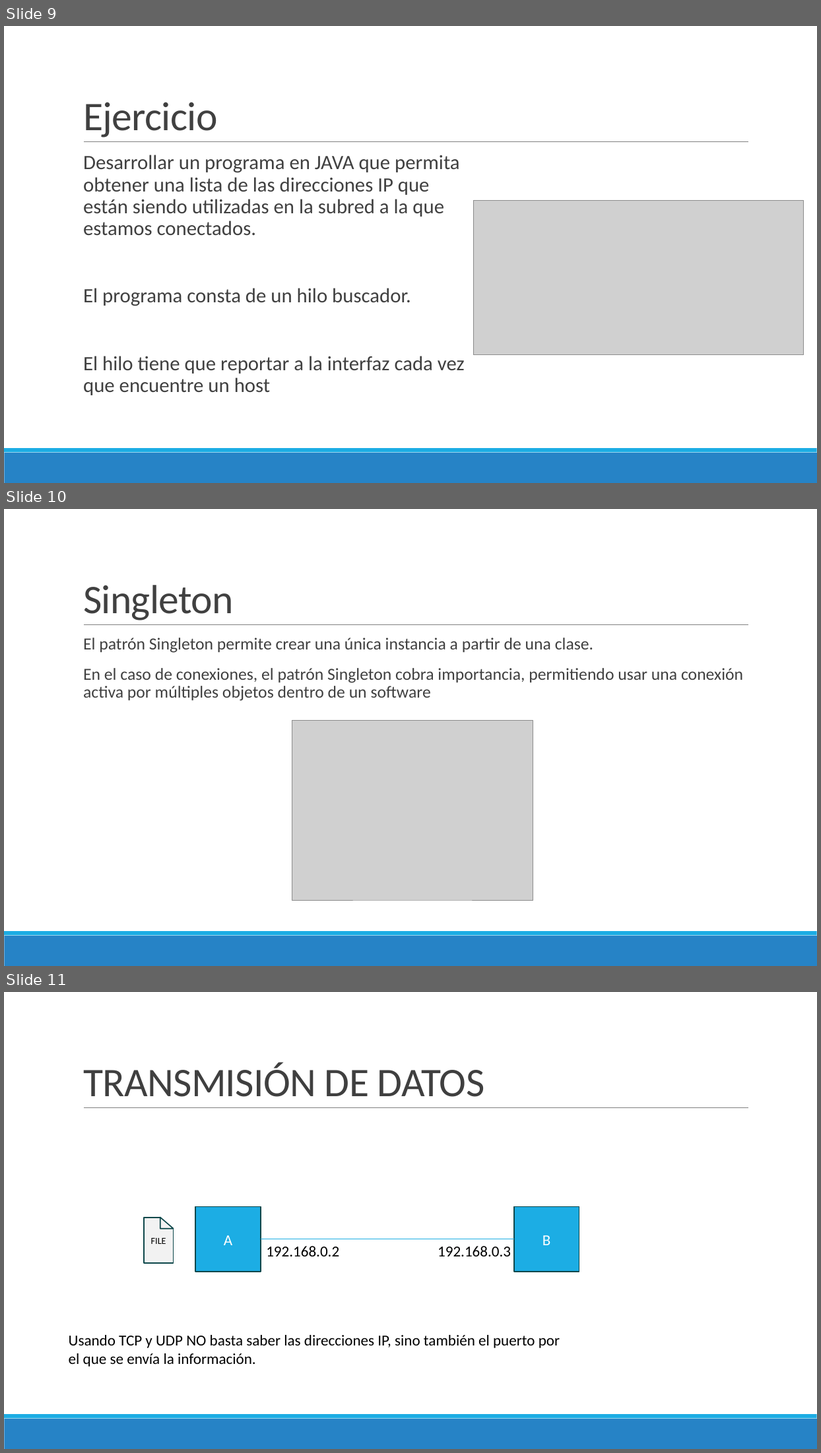
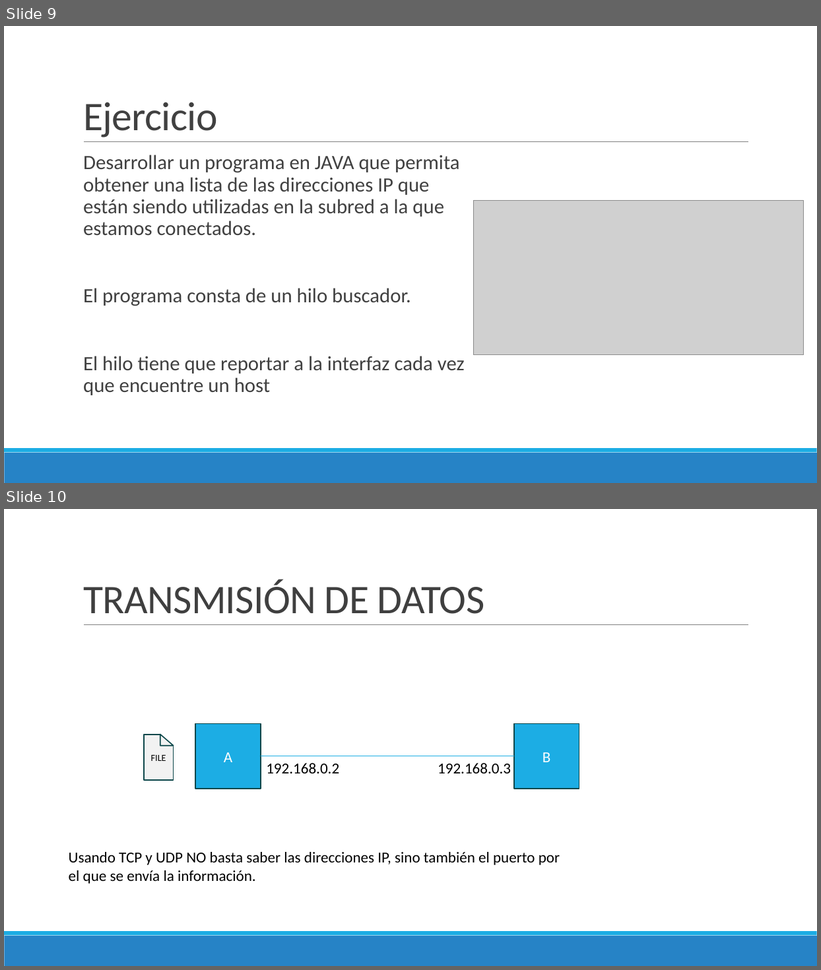
Before and after one commit to Domiciano/ProgramRed192, a slide deck: Clase2/Presentación.pptx. Shown one above the other, each under a label of ours: slides 9, 10 and 11 before the commit, slides 9 and 10 after it. The pictures are 821x1453 and 821x970 pixels, drawn with LibreOffice and Linux fonts; fonts in the diff are those of the drawing; grey boxes stand for pictures. Boxes give left, top, right and bottom in pixels: in the first picture for what was removed or moved away, otherwise in the second. Text is boxed around its words. In the diff, an @@ line names an element or a change of style, - is before the commit and + after.

Commit message:
Semana 2

```diff
--- a/Clase2/Presentación.pptx
+++ b/Clase2/Presentación.pptx
@@ slide 10 removed at (4,509,817,966), background #FFFFFF; not listed: 3 template elements that a slide beside it also shows @@
@@ title removed at (83,585,234,621) @@
-Singleton
@@ text removed at (83,638,743,701) @@
-  El patrón Singleton permite crear una única instancia a partir de una clase.
-  En el caso de conexiones, el patrón Singleton cobra importancia, permitiendo usar una conexión activa por múltiples objetos dentro de un software
@@ picture removed at (292,721,533,900) @@
@@ what was slide 11 is now slide 10 @@
```
